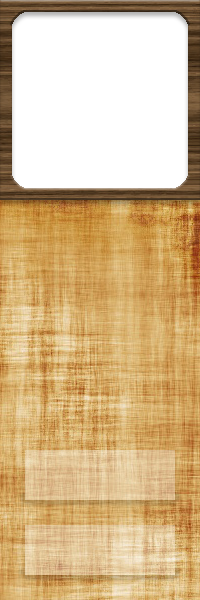
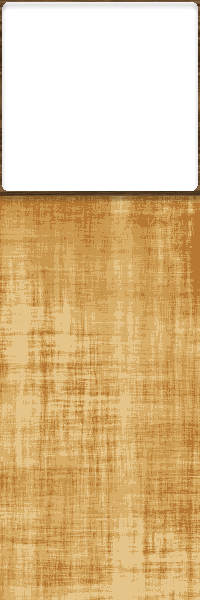
Layered file, before and after one edit (200 x 600). Changes by layer:
hid "button1" over [25, 450, 175, 500]
hid "button2" over [25, 525, 175, 575]
renamed "Layer 3" to "tiny radar bezel", painted on it over [0, 0, 200, 200]
added layer "4 color parchment" above "parchment" over [0, 194, 200, 600]
hid "parchment" over [0, 194, 200, 600]
